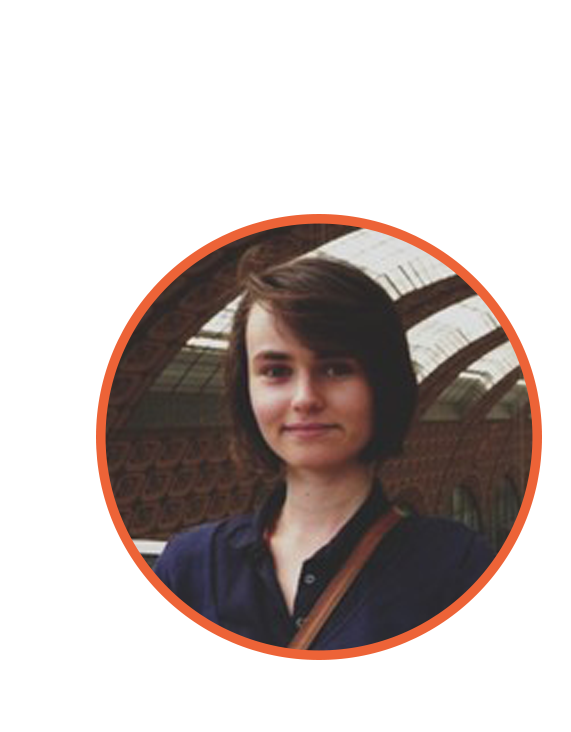
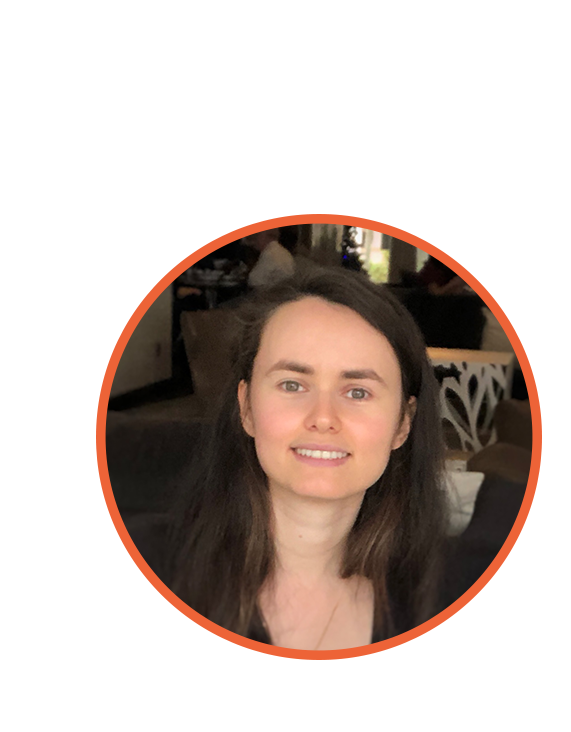
The second 571 x 732 image is a revision of the first. Changes to its layers:
hid "Layer 1" over [105, 223, 533, 651]
added layer "Gabs Pic Linkedin" above "Ellipse 1" over [105, 223, 533, 651]
